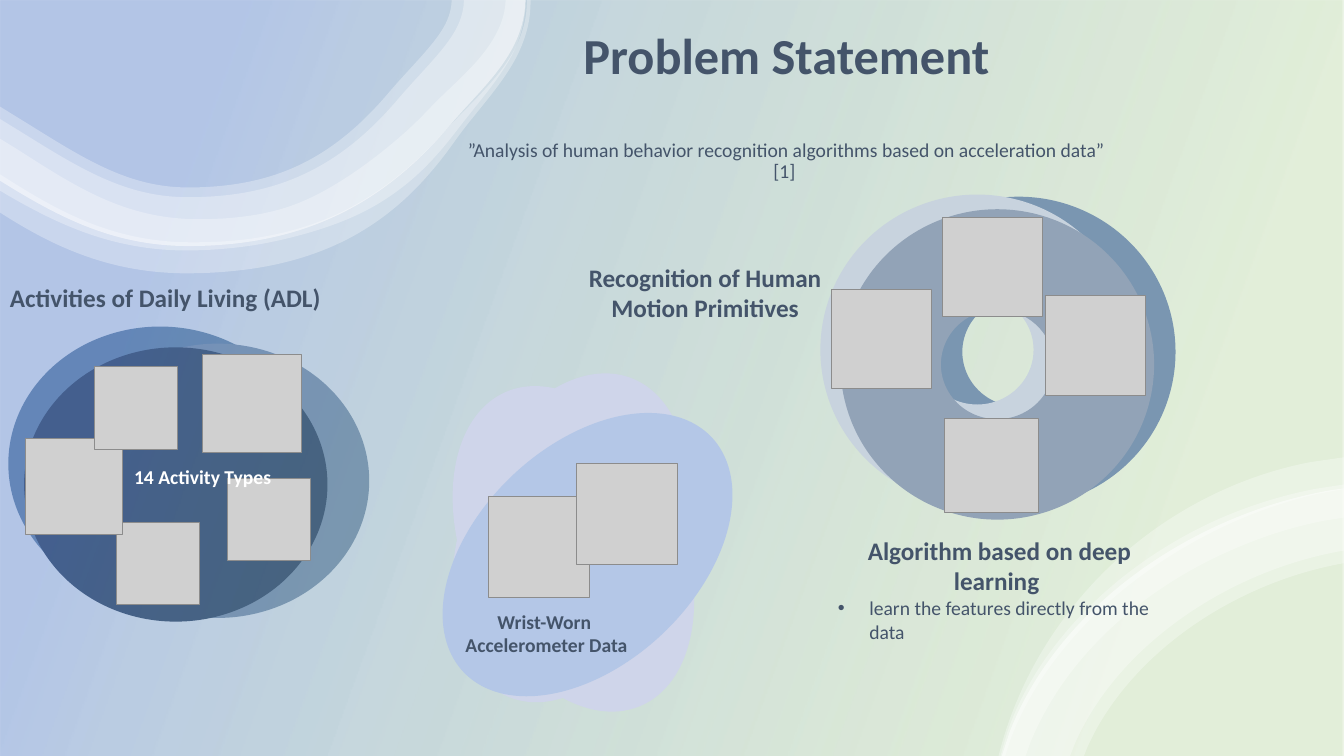
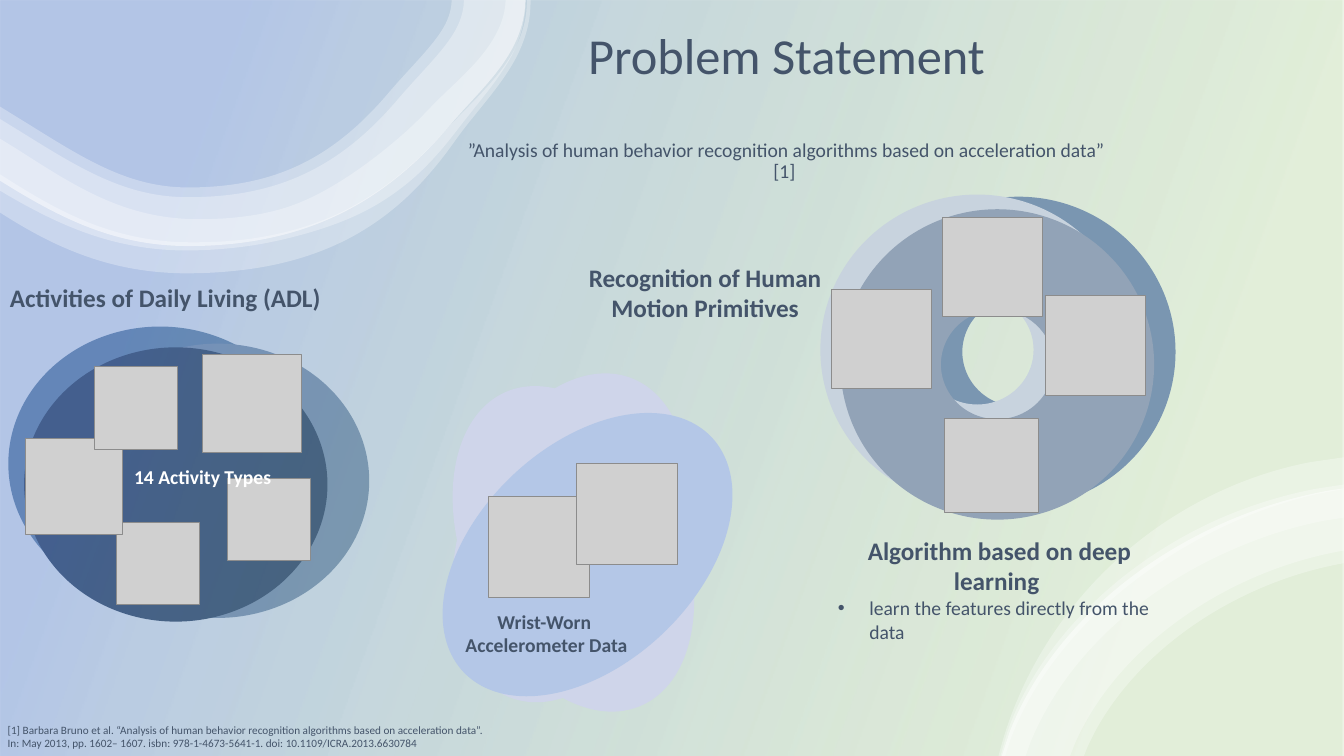
Before and after one commit to erikhelmut/ADL-recognition-with-wrist-worn-accelerometer, a slide deck: slide 3 of Activities of Daily Living-recognition-with-wrist-worn-accelerometer.pptx. Drawn at 1344x756 pixels with LibreOffice and Linux fonts; fonts in the diff are those of the drawing; grey boxes stand for pictures. Boxes give left, top, right and bottom in pixels: in the first picture for what was removed or moved away, otherwise in the second. Text is boxed around its words. In the diff, an @@ line names an element or a change of style, - is before the commit and + after.

```diff
--- a/Activities of Daily Living-recognition-with-wrist-worn-accelerometer.pptx
+++ b/Activities of Daily Living-recognition-with-wrist-worn-accelerometer.pptx
@@ title "Problem Statement ”Analysis of human ..." at <box>468,39,1104,181</box>: bold off in "Problem Statement" @@
@@ text added at <box>8,726,483,749</box>, 8 pt, text #44546A @@
+[1] Barbara Bruno et al. “Analysis of human behavior recognition algorithms based on acceleration data”. In: May 2013, pp. 1602– 1607. isbn: 978-1-4673-5641-1. doi: 10.1109/ICRA.2013.6630784
```
Also in this commit, not shown: 7 other slides changed, 1 other file.
